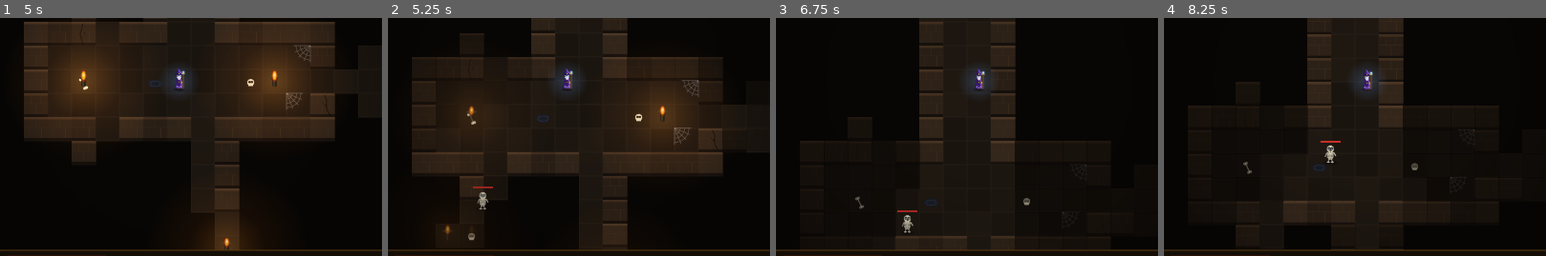
Above: before the commit, frames 1-4 (left to right).
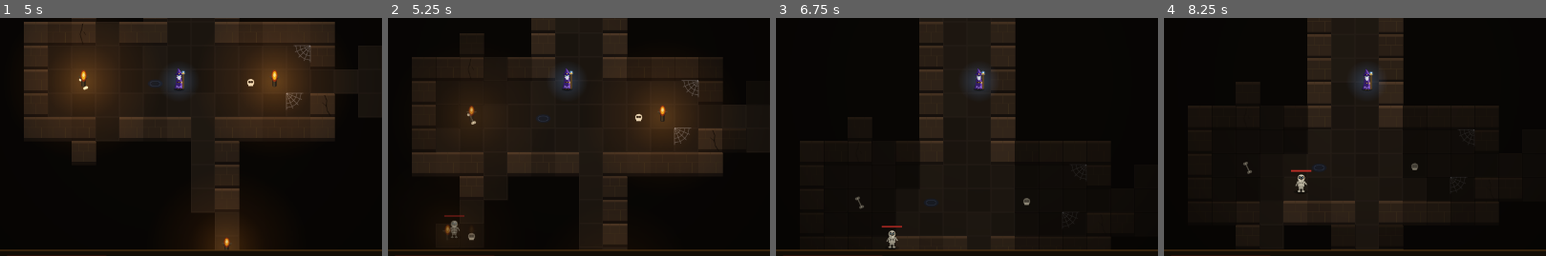
Above: after the commit, the same moments.

Repository: Parthenon2-boop/kard-es-magia
Game: Godot game, scene res://main.tscn
Same seed, same stepped clock (60 frames per second), same inputs: the game is played once before the commit and once after it.
Inputs (mouse positions are % of the whole screen's width and height, from its top left):
- Up to frame 1 (5 s): tap Enter at 0.5, 2, 4.25 s; move the mouse to (45, 70) at 0.52 s; hold Up 0.53-1.25 s; tap Ctrl at 0.6 s; click (45, 70) at 0.67 s; tap Space at 0.77, 1.07, 1.25, 3.5, 3.77, 4.07 s; drag from (80, 65) to (45, 70) at 1.27 s; move the mouse to (20, 35) at 2.02 s; hold Left 2.03-2.75 s; tap Alt at 2.1 s; drag from (55, 50) to (20, 35) at 2.77 s; move the mouse to (35, 25) at 3.52 s; hold Down 3.53-4.25 s; tap Keypad Enter at 3.6 s; drag from (72, 45) to (35, 25) at 4.27 s
- Up to frame 2 (5.25 s): tap Space at 5 s; move the mouse to (30, 55) at 5.02 s; hold Up from 5.03 s (still down); tap Backspace at 5.1 s; click (30, 55) at 5.17 s
- Up to frame 3 (6.75 s): release Up at 5.75 s; drag from (60, 28) to (30, 55) at 5.77 s; move the mouse to (45, 70) at 6.52 s; hold Right from 6.53 s (still down); tap 0 at 6.6 s
- Up to frame 4 (8.25 s): tap Space at 6.77, 7.07 s; release Right at 7.25 s; drag from (80, 65) to (45, 70) at 7.27 s; move the mouse to (20, 35) at 8.02 s; hold Down from 8.03 s (still down); tap Ctrl at 8.1 s
The pictures show only the part of the screen within x 0-50%, y 39-89%; the shares and areas given below are measured in that part.

Frame 1 is identical in both runs. In frame 2, 0.3% of the frame differs, in the area x 14-28%, y 70-93%; in frame 3, 0.4%; in frame 4, 0.4%, in the area x 33-47%, y 51-74%.

Commit message:
A szörnyek folyamatosan siklanak, és teli életerőnél nem vész kárba az ital
SZÖRNYEK MOZGÁSA
A szörnyek ugyanazzal a fix sebességgel siklottak, mint a hős: egy mezőt
~136 ms alatt tettek meg. A várakozó körök viszont 1,1 másodpercenként
jönnek, tehát villantak egyet, majd majdnem egy teljes másodpercig álltak.
Innen a szaggatás.

Mostantól megmérjük, mennyi idő telik el két kör között (simítva, a
STEP_MS és az IDLE_MS közé szorítva), és a szörnyek pontosan ennyi idő
alatt tesznek meg egy mezőt. Álló hősnél lassan, egyenletesen közelednek;
ha a játékos rohan, a körök sűrűbbek, és velük együtt gyorsulnak.
A hős siklása változatlan: az marad pörgős, hogy a gomb tartása
folyamatos maradjon.

GYÓGYITAL
Teli életerőnél az ital eddig elfogyott, kiírta a +0 HP-t, és a fiola
eltűnt - a játékos joggal hitte, hogy a gyógyital nem működik. Mostantól
ilyenkor nem használódik el, és megmondja, miért.

Teszt: tests/hibak.gd - teli életerőnél az ital nem fogy el, a táskában
marad, az életerő teli marad. A teljes csomag: 977 ellenőrzés, 0 hiba.

Diff:
--- a/scripts/game.gd
+++ b/scripts/game.gd
@@ -574,11 +574,15 @@
 		return false
 	match item.subtype:
 		"heal":
-			var h := mini(item.heal, p.max_hp - p.hp)
+			# Teli életerőnél NEM isszuk meg: régen elfogyott a fiola, kiírta a
+			# "+0 HP"-t, és a játékos joggal hitte, hogy a gyógyital nem működik.
+			if p.hp >= p.max_hp:
+				p.add_msg("Tele van az életerőd – a fiola marad.", "#c0c8d0")
+				return false
+			var h := maxi(0, mini(item.heal, p.max_hp - p.hp))
 			p.hp += h
 			p.add_msg("+%d HP" % h, "#40c860")
-			if h > 0:
-				add_fx({"type": "dmgnum", "x": p.x, "y": p.y, "txt": "+%d" % h, "col": "#50e070", "dur": 700.0})
+			add_fx({"type": "dmgnum", "x": p.x, "y": p.y, "txt": "+%d" % h, "col": "#50e070", "dur": 700.0})
 		"maxheal":
 			# Életerő töltő: nagyobb max. életerő ÉS teljes gyógyulás
 			p.max_hp += item.max_hp_up
--- a/scripts/main.gd
+++ b/scripts/main.gd
@@ -627,6 +627,12 @@
 var _idle_turn := -1
 var _idle_at := 0.0
 var _idle_first := true    # a megtorpanás utáni ELSŐ várakozó kör kicsit később jön
+
+# A szörnyek siklásához: mennyi idő telik el két kör között (mérve, simítva).
+# Ennyi idő alatt tesznek meg egy mezőt, így nem villannak és nem állnak meg.
+var _kor_hossz_ms := 400.0
+var _mozgas_kor := -1
+var _mozgas_kor_ms := 0.0
 
 func idle_tick(now: float) -> void:
 	if shot_path != "":
@@ -882,7 +888,7 @@
 	if game != null:
 		game.prune_fx()      # a lejárt lövedékek és villanások eltűnnek
 	if in_world():
-		_update_motion()
+		_update_motion(now)
 	_update_layers()
 	if shot_path != "":
 		_shot_tick()
@@ -1031,15 +1037,31 @@
 
 
 ## egyenletes sebességű siklás (nem lassul le minden lépés végén, így tartott gombnál folyamatos)
-func _update_motion() -> void:
+func _update_motion(now: float) -> void:
 	var p := game.player
 	var step_d := Data.MOVE_SPD * dt / 1000.0
 	p.rx = _glide(p.rx, p.x, step_d)
 	p.ry = _glide(p.ry, p.y, step_d)
+	# A SZÖRNYEK a kör HOSSZÁHOZ igazodnak, nem a hős sebességéhez.
+	#
+	# Régen ugyanazzal a fix sebességgel siklottak, mint a hős: egy mezőt ~136 ms
+	# alatt tettek meg, a várakozó körök viszont 1,1 másodpercenként jönnek –
+	# vagyis villantak egyet, aztán majdnem egy teljes másodpercig álltak. Ettől
+	# volt szaggatott. Most megmérjük, mennyi idő telik el két kör között, és a
+	# lépést pont ennyi idő alatt teszik meg: így folyamatosan, egyenletesen
+	# közelednek. Ha a játékos rohan, a körök sűrűbbek, és velük együtt gyorsulnak.
+	var kor := int(game.world.turn)
+	if kor != _mozgas_kor:
+		if _mozgas_kor >= 0:
+			var telt := now - _mozgas_kor_ms
+			_kor_hossz_ms = clampf(lerpf(_kor_hossz_ms, telt, 0.5), float(Data.STEP_MS), float(Data.IDLE_MS))
+		_mozgas_kor = kor
+		_mozgas_kor_ms = now
+	var mon_d := dt / maxf(1.0, _kor_hossz_ms)
 	for m in game.world.mons:
 		if m.alive:
-			m.rx = _glide(m.rx, m.x, step_d)
-			m.ry = _glide(m.ry, m.y, step_d)
+			m.rx = _glide(m.rx, m.x, mon_d)
+			m.ry = _glide(m.ry, m.y, mon_d)
 	if p.lunge > 0:
 		p.lunge = maxf(0.0, p.lunge - dt * 0.008)
 	var t := float(Data.TILE)
--- a/tests/hibak.gd
+++ b/tests/hibak.gd
@@ -60,6 +60,17 @@
 	p.inventory.append(it2)
 	g.use_item(it2)
 	ok(p.hp == 100, "95 HP-ról a maximumig tölt, nem tovább (lett: %d)" % p.hp)
+
+	# TELI életerőnél a fiola maradjon meg: eddig elfogyott "+0 HP"-val, és a
+	# játékos joggal hitte, hogy a gyógyital nem működik
+	var itx := mk("Gyógyital", "common")
+	p.hp = p.max_hp
+	p.inventory.append(itx)
+	var hasznalt: bool = g.use_item(itx)
+	ok(not hasznalt, "teli életerőnél az ital nem használódik el")
+	ok(p.inventory.has(itx), "és a fiola a táskában marad")
+	ok(p.hp == p.max_hp, "az életerő teli marad (%d/%d)" % [p.hp, p.max_hp])
+	p.inventory.erase(itx)
 
 	# nagy gyógyital
 	var it3 := mk("Nagy gyógyital", "common")
